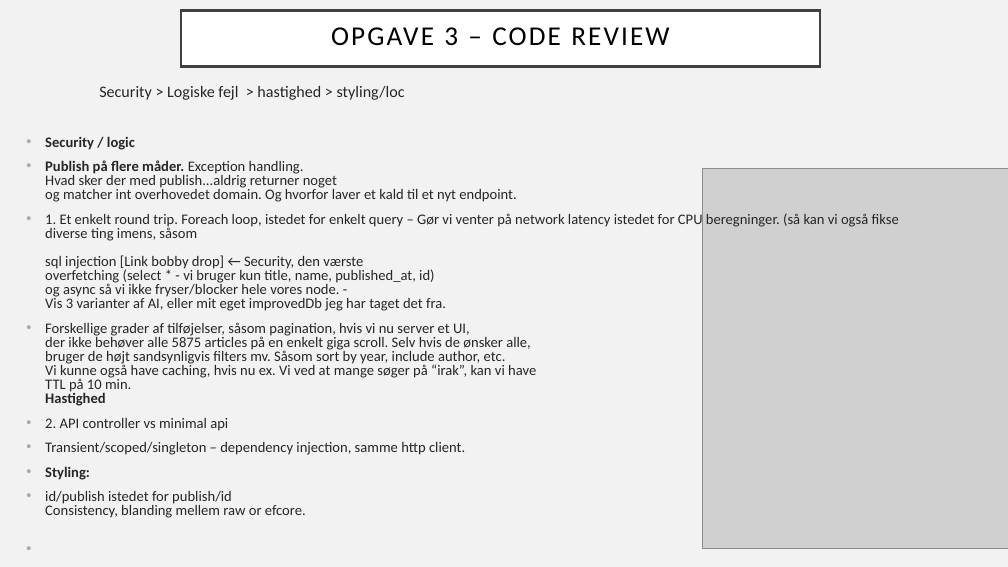
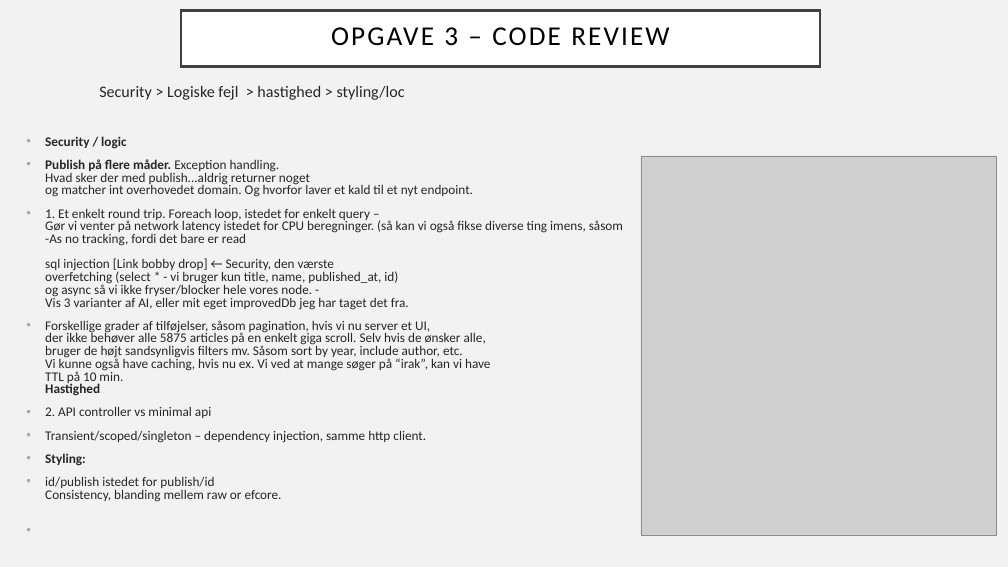
Before and after one commit to Grumlebob/JobInterviewRitzau, a slide deck: slide 5 of Ritzau.odp. Drawn at 1008x567 pixels with LibreOffice and Linux fonts; fonts in the diff are those of the drawing; grey boxes stand for pictures. Boxes give left, top, right and bottom in pixels: in the first picture for what was removed or moved away, otherwise in the second. Text is boxed around its words. In the diff, an @@ line names an element or a change of style, - is before the commit and + after.

Commit message:
opgave 2

```diff
--- a/Ritzau.odp
+++ b/Ritzau.odp
@@ text at box(45, 136, 490, 502): size 13.9 to 12.6 pt in "Security / logic", "Publish på flere måder. Exception handling. Hvad ...", "Forskellige grader af tilføjelser, såsom pagination, hvis ...", "2. API controller vs minimal api" and 3 more places @@
@@ picture: place and size @@
-picture at box(703, 169, 1008, 548)
+picture at box(641, 156, 997, 535)
@@ text at box(45, 209, 623, 310): text changed; size 13.9 to 12.6 pt @@
-• 1. Et enkelt round trip. Foreach loop, istedet for enkelt query – Gør vi venter på network latency istedet for CPU beregninger. (så kan vi også fikse diverse ting imens, såsom
-  sql injection [Link bobby drop] ← Security, den værste
-  overfetching (select * - vi bruger kun title, name, published_at, id)
-  og async så vi ikke fryser/blocker hele vores node. -
-  Vis 3 varianter af AI, eller mit eget improvedDb jeg har taget det fra.
+• 1. Et enkelt round trip. Foreach loop, istedet for enkelt query –
+  Gør vi venter på network latency istedet for CPU beregninger. (så kan vi også fikse diverse ting imens, såsom
+  -As no tracking, fordi det bare er read
+  sql injection [Link bobby drop] ← Security, den værste
+  overfetching (select * - vi bruger kun title, name, published_at, id)
+  og async så vi ikke fryser/blocker hele vores node. -
+  Vis 3 varianter af AI, eller mit eget improvedDb jeg har taget det fra.
```
Also in this commit, not shown: 3 other slides changed, 1 other file.
